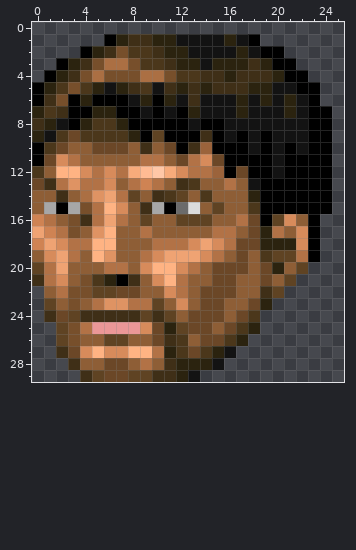
Pixel-art sprite: graphics/stftl00.png. The picture above is the old version.
The file is 26x30 pixels. Colours within 5 levels of each other are drawn and written as one.
Now the later version:
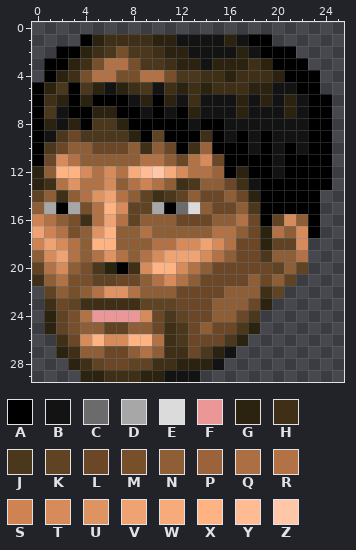
Palette (. is transparent): A #000000  B #131313  C #6b6b6b  D #a7a7a7  E #dbdbdb  F #eb9797  G #2b230f  H #3f2f17  J #4b371b  K #5f4323  L #6b4727  M #774f2b  N #8e5e36  P #9b633b  Q #ab6f43  R #b27246  S #cf8353  T #d78b5b  U #df9363  V #efa373  W #f7ab7b  X #ffb383  Y #ffbb93  Z #ffc7a7
The exact change:
y 1: x 4..7 ..AG -> AGHH; x 19 . -> A
y 2: x 2..6 ..AGH -> AAGHJ; x 21 . -> A
y 3: x 1 . -> A; x 6..7 QQ -> RR; x 22 . -> A
y 4: x 5..6 QM -> RR; x 9..10 QQ -> RR; x 23 . -> A
y 5: x 3 M -> A
y 6: x 2 M -> G; x 24 . -> A
y 7: x 0 G -> A; x 2 H -> B
y 8: x 0 H -> A; x 3..4 AG -> GA
y 9: x 0 G -> A
y 12: x 0 J -> G; x 17 L -> G
y 13: x 0 L -> G; x 16..17 RN -> LH
y 14: x 0 N -> K; x 4 Q -> R; x 8..9 KN -> NK; x 14..15 JN -> LL; x 17 N -> L; x 24 A -> .
y 15: x 8..9 NH -> KK; x 15..16 KN -> LL; x 24 A -> .
y 16: x 8..9 NK -> KN; x 12..14 KKK -> LLL
y 18: x 4 R -> N; x 12 R -> T; x 20..21 GG -> KK; x 23 A -> .
y 19: x 5 X -> R; x 7 N -> R; x 18 N -> L; x 20..21 KK -> NN; x 23 A -> .
y 20: x 2 V -> T; x 4..8 NNRRN -> MJGAH; x 18 N -> L; x 20 G -> K
y 21: x 1..3 RTN -> NRM; x 5..8 JGAH -> KKLL; x 10..11 TX -> RT; x 14 N -> L; x 17 N -> L
y 22: x 1..2 NR -> KN; x 4..8 MKKLL -> NRUUR; x 11..13 TRN -> NLL; x 16 L -> N
y 23: x 1..9 KNMNRUURR -> HLKHHHHHK; x 11..13 NTN -> KLL; x 15 L -> N
y 24: x 1..12 HLKHHHHHKHKN -> GKMRFFFFTLJK; x 15 L -> N
y 25: x 1 . -> G; x 4..9 RFFFFT -> NNKKNN; x 11..12 GK -> HJ; x 14..15 LN -> NL
y 26: x 2..10 KMNNKKNNL -> HLTXTTXXR; x 13 N -> L
y 27: x 2..12 HLTXTTXXRGJ -> GHNNLLNRNHH
y 28: x 3..5 HNN -> GHK; x 8..10 NRN -> KKH
y 29: x 4..12 HKLLKKHHG -> GGHHHGGBB
